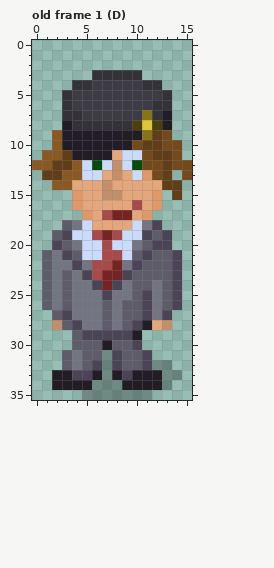
A pixel-art file gets an edit: art/chars/cfe-reb.aseprite. Above: the version before the commit.
16x36 pixels, 55 frames. Colours within 5 levels of each other are drawn and written as one. Shown: old frame 1 (D). The commit also changed other frames, which this record leaves out.
New version:
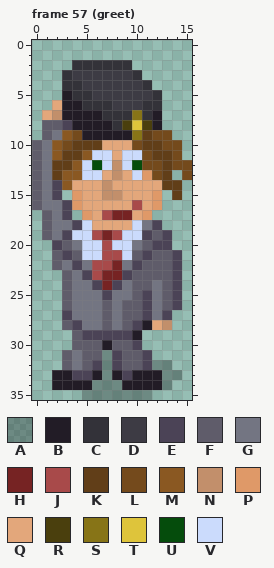
Palette (. is transparent): A #00000046  B #221c26  C #333239  D #3d3b44  E #4b4356  F #5f5c6a  G #737582  H #762323  J #a84a4a  K #613e18  L #744a1c  M #8a5822  N #c28f6b  P #df9968  Q #e3a77b  R #4a3f0d  S #877417  T #dec43b  U #054c0c  V #cbdbfc
A new or re-ordered frame is compared with the old frame closest to it.
Commit: Create greet animation for reb!
The exact change:
frames 55 -> 60
layer "tekkel" added
--- frame 57 (greet) is new; against old frame 1 (D), layers "tekkel", "reb"
@@ x 0..15 @@
  1 ................
- 2 ................
- 3 ......CCCCC.....
- 4 ....CCDDDDDCC...
- 5 ...CDDDDDDDDDC..
- 6 ...CDDDDDDDDCC..
- 7 ...CCDDDDDDSCB..
- 8 ...BCCCCCCRTRB..
- 9 ..MBBBBBBBBSKL..
-10 ..MBBBBBBBLKKLL.
-11 .MMKBBBBQVVLKKL.
-12 MMKKMVUVNVULLKLL
-13 .KKMMVVQNQVPLK.L
-14 ..MMQQQNQQQQQKK.
-15 ....PQQNNQQQP.K.
-16 ....PQQQQQJQP...
-17 .....PQJHHQP....
-18 ...FGVQQQQVGE...
-19 ..FEVVJHJVVEFE..
+ 2 ....CCCCCC......
+ 3 ...CDDDDDDC.....
+ 4 ...CCDDDDDDC....
+ 5 ...BCCDDDDDDC...
+ 6 ..QBBCCCDDDCC...
+ 7 .QNBBBBCCCSCB...
+ 8 .FFEBBBBCRTRB...
+ 9 .FGMLBBBBBSKLL..
+10 FGMLKKKQQQLKKLL.
+11 FGMKKMVVQVVLKKL.
+12 FGKKMVUVNVULLKLL
+13 FGKMMVVQNQVPLK.L
+14 FGEMQQQNQQQQQKK.
+15 FGE.PQQNNQQQP.K.
+16 FGGEPQQQQQJQP...
+17 .FGE.PQJHHQP....
+18 .FGGEVQQQQVGE...
+19 .FGEVVJHJVVEFE..
 20 ..EFGVVJVVGFEE..
-21 .FGEFVVJJVFEFFE.
-22 .FGGEGJJHGEFFFE.
-23 .FGFGEJHHEFFFFE.
-24 .FGFGGEHEGFFGFE.
-25 .FGFGGGEGGFEGFE.
-26 .FGFGGGFGFFEGFE.
-27 ..FEGGGFGFFEGE..
-28 ..NFEGGFGFEBQN..
+21 ..FEFVVJJVFEFFE.
+22 ..FGEGJJHGEFFFE.
+23 ...FGEJHHEFFFFE.
+24 ...FGGEHEGFFGFE.
+25 ...FGGGEGGFEGFE.
+26 ...FGGGFGFFEGFE.
+27 ...EGGGFGFFEGE..
+28 ...FEGGFGFEBQN..
 29 ....FEEEEEB.....
Where, in picture pixels (left, top, right, bottom), the same in both pictures:
changed: (32, 60, 172, 330)
